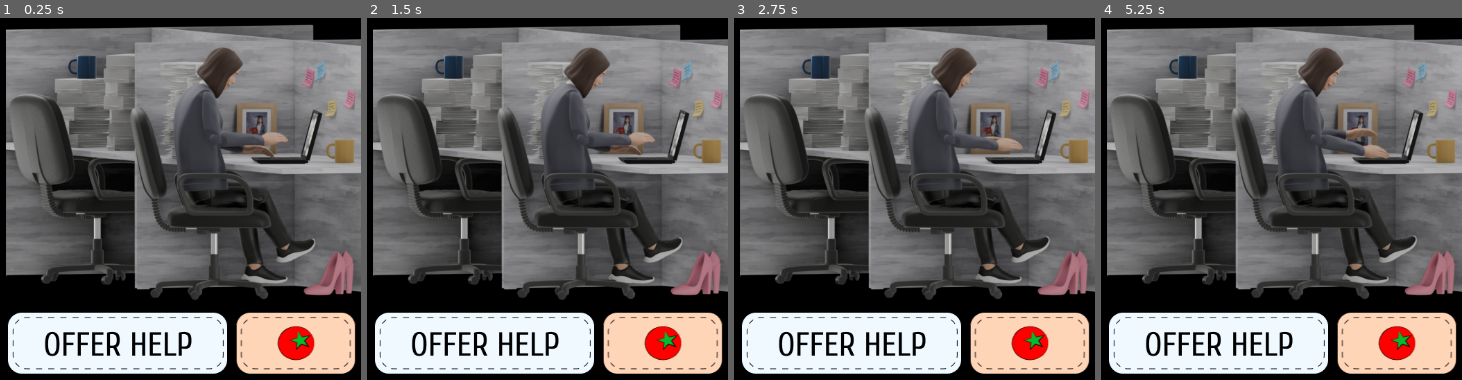
Above: before the commit, frames 1-4 (left to right).
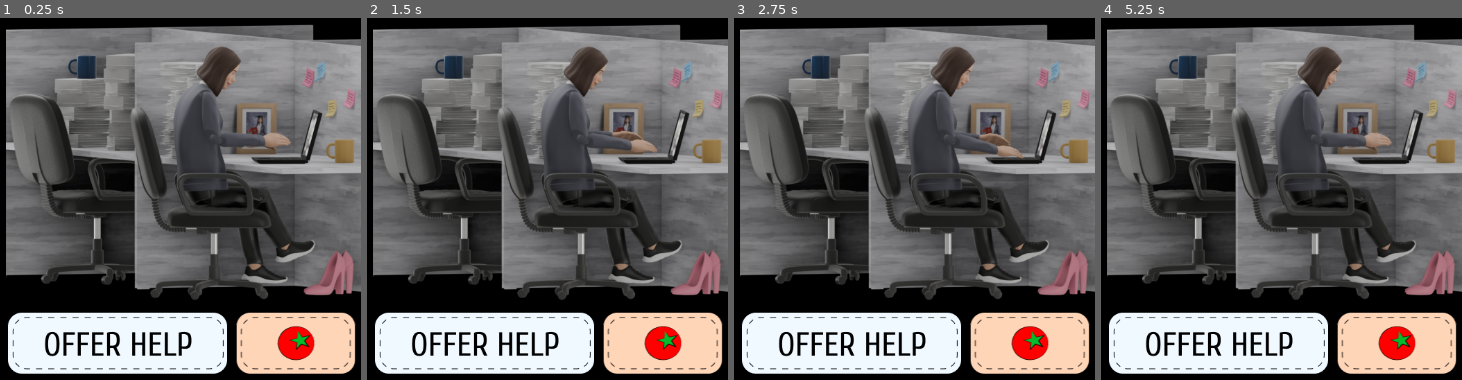
Above: after the commit, the same moments.

Repository: grkovalev/office-game
Game: Godot game, scene res://node.tscn
Two runs of this game, one before a commit and one after it. Both use one fixed random seed, a clock stepped at 60 frames per second and the inputs below.
Inputs:
- Up to frame 1 (0.25 s): no input
- Up to frame 2 (1.5 s): no input
- Up to frame 3 (2.75 s): no input
- Up to frame 4 (5.25 s): no input

The runs differ from the first frame. In frame 1, 0.5% of the frame differs, in the area x 54-88%, y 8-67%; in frame 2, 0.9%; in frame 3, 0.9%; in frame 4, 1.2%, in the area x 54-88%, y 8-68%.

Commit message:
fixed animation node

Diff:
--- a/node.tscn
+++ b/node.tscn
@@ -1,26 +1,21 @@
-[gd_scene load_steps=30 format=3 uid="uid://bk08lfcueqr7m"]
+[gd_scene load_steps=24 format=3 uid="uid://bk08lfcueqr7m"]
 
 [ext_resource type="Script" uid="uid://dbrimv525bas6" path="res://main.gd" id="1_sy5k4"]
 [ext_resource type="Texture2D" uid="uid://cfg1btb3xrrqu" path="res://button_help.png" id="2_e2u21"]
 [ext_resource type="Texture2D" uid="uid://c3o37vt3pu2bq" path="res://01_idleworkerf.png" id="2_j2q8x"]
 [ext_resource type="Texture2D" uid="uid://dxrsbed55wgcq" path="res://button_pomodorro.png" id="4_bss38"]
-[ext_resource type="Texture2D" uid="uid://bjw3hpxn7h05w" path="res://anim/idleanim/idleanim0001.png" id="5_ey15c"]
-[ext_resource type="Texture2D" uid="uid://b4u7y7j0ar3dx" path="res://anim/idleanim/idleanim0002.png" id="6_p1837"]
-[ext_resource type="Texture2D" uid="uid://cpn5c1lktmwe4" path="res://anim/idleanim/idleanim0003.png" id="7_qv2vy"]
-[ext_resource type="Texture2D" uid="uid://bseluacp1n0j6" path="res://anim/idleanim/idleanim0004.png" id="8_8jewq"]
-[ext_resource type="Texture2D" uid="uid://bfgybdgtdawyk" path="res://anim/idleanim/idleanim0005.png" id="9_3xwg0"]
-[ext_resource type="Texture2D" uid="uid://ccad8020l2jcr" path="res://anim/idleanim/idleanim0006.png" id="10_85l3h"]
-[ext_resource type="Texture2D" uid="uid://bea30svtncgay" path="res://anim/idleanim/idleanim0007.png" id="11_j31fo"]
-[ext_resource type="Texture2D" uid="uid://bsp1m3838h8rg" path="res://anim/idleanim/idleanim0008.png" id="12_o6fs4"]
-[ext_resource type="Texture2D" uid="uid://wocunpj0djgv" path="res://anim/idleanim/idleanim0009.png" id="13_twhnx"]
-[ext_resource type="Texture2D" uid="uid://4lpg682cj41x" path="res://anim/idleanim/idleanim0010.png" id="14_1am0g"]
-[ext_resource type="Texture2D" uid="uid://da6v3l74uq48w" path="res://anim/idleanim/idleanim0011.png" id="15_2wy2p"]
-[ext_resource type="Texture2D" uid="uid://crjw16or1knol" path="res://anim/idleanim/idleanim0012.png" id="16_w6pri"]
-[ext_resource type="Texture2D" uid="uid://dmwqquxdi7enr" path="res://anim/idleanim/idleanim0013.png" id="17_nha2g"]
-[ext_resource type="Texture2D" uid="uid://dqar2867ixlah" path="res://anim/idleanim/idleanim0014.png" id="18_4bn0x"]
-[ext_resource type="Texture2D" uid="uid://cm1xeikq0148n" path="res://anim/idleanim/idleanim0015.png" id="19_m7n71"]
-[ext_resource type="Texture2D" uid="uid://dc8rnctbhlxwi" path="res://anim/idleanim/idleanim0016.png" id="20_prngn"]
-[ext_resource type="Texture2D" uid="uid://cuhqhkaemvp4f" path="res://anim/idleanim/idleanim0017.png" id="21_hq5fo"]
+[ext_resource type="Texture2D" uid="uid://c780belr0npox" path="res://anim/idleanim/idleanim0001.png" id="5_ey15c"]
+[ext_resource type="Texture2D" uid="uid://1v4fh2xccpn5" path="res://anim/idleanim/idleanim0002.png" id="6_p1837"]
+[ext_resource type="Texture2D" uid="uid://bk732a3mpw6xj" path="res://anim/idleanim/idleanim0003.png" id="7_qv2vy"]
+[ext_resource type="Texture2D" uid="uid://benhcems2ifqy" path="res://anim/idleanim/idleanim0004.png" id="8_8jewq"]
+[ext_resource type="Texture2D" uid="uid://c7wbu3cwlg4wq" path="res://anim/idleanim/idleanim0005.png" id="9_3xwg0"]
+[ext_resource type="Texture2D" uid="uid://bygk5aekoq7po" path="res://anim/idleanim/idleanim0006.png" id="10_85l3h"]
+[ext_resource type="Texture2D" uid="uid://m4pnaiqlh3sb" path="res://anim/idleanim/idleanim0007.png" id="11_j31fo"]
+[ext_resource type="Texture2D" uid="uid://c38o1jl1eu7r1" path="res://anim/idleanim/idleanim0008.png" id="12_o6fs4"]
+[ext_resource type="Texture2D" uid="uid://co5gtsb8hd86g" path="res://anim/idleanim/idleanim0009.png" id="13_twhnx"]
+[ext_resource type="Texture2D" uid="uid://cj45c2xt7gxgu" path="res://anim/idleanim/idleanim0010.png" id="14_1am0g"]
+[ext_resource type="Texture2D" uid="uid://q43nflnucft1" path="res://anim/idleanim/idleanim0011.png" id="15_2wy2p"]
+[ext_resource type="Texture2D" uid="uid://c1qdmw6wmc1vp" path="res://anim/idleanim/idleanim0012.png" id="16_w6pri"]
 [ext_resource type="Texture2D" uid="uid://dx63ka1u35kuk" path="res://anim/focusedanim/focusedanim0021.png" id="22_j31fo"]
 [ext_resource type="Texture2D" uid="uid://b4376frop5gup" path="res://anim/focusedanim/focusedanim0022.png" id="23_o6fs4"]
 [ext_resource type="Texture2D" uid="uid://cswfaxnv8bnsk" path="res://anim/focusedanim/focusedanim0023.png" id="24_twhnx"]
@@ -30,10 +25,28 @@
 
 [sub_resource type="SpriteFrames" id="SpriteFrames_rl2iq"]
 animations = [{
-"frames": [],
+"frames": [{
+"duration": 1.0,
+"texture": ExtResource("22_j31fo")
+}, {
+"duration": 1.0,
+"texture": ExtResource("23_o6fs4")
+}, {
+"duration": 1.0,
+"texture": ExtResource("24_twhnx")
+}, {
+"duration": 1.0,
+"texture": ExtResource("25_1am0g")
+}, {
+"duration": 1.0,
+"texture": ExtResource("26_2wy2p")
+}, {
+"duration": 1.0,
+"texture": ExtResource("27_w6pri")
+}],
 "loop": true,
-"name": &"default",
-"speed": 5.0
+"name": &"anim_focused",
+"speed": 12.0
 }, {
 "frames": [{
 "duration": 1.0,
@@ -71,50 +84,9 @@
 }, {
 "duration": 1.0,
 "texture": ExtResource("16_w6pri")
-}, {
-"duration": 1.0,
-"texture": ExtResource("17_nha2g")
-}, {
-"duration": 1.0,
-"texture": ExtResource("18_4bn0x")
-}, {
-"duration": 1.0,
-"texture": ExtResource("19_m7n71")
-}, {
-"duration": 1.0,
-"texture": ExtResource("20_prngn")
-}, {
-"duration": 1.0,
-"texture": ExtResource("21_hq5fo")
 }],
 "loop": true,
-"name": &"idle_working",
-"speed": 12.0
-}]
-
-[sub_resource type="SpriteFrames" id="SpriteFrames_nha2g"]
-animations = [{
-"frames": [{
-"duration": 1.0,
-"texture": ExtResource("22_j31fo")
-}, {
-"duration": 1.0,
-"texture": ExtResource("23_o6fs4")
-}, {
-"duration": 1.0,
-"texture": ExtResource("24_twhnx")
-}, {
-"duration": 1.0,
-"texture": ExtResource("25_1am0g")
-}, {
-"duration": 1.0,
-"texture": ExtResource("26_2wy2p")
-}, {
-"duration": 1.0,
-"texture": ExtResource("27_w6pri")
-}],
-"loop": true,
-"name": &"focused",
+"name": &"anim_idle_default",
 "speed": 12.0
 }]
 
@@ -134,19 +106,11 @@
 position = Vector2(1058, 531)
 texture = ExtResource("4_bss38")
 
-[node name="anim_idle_office" type="AnimatedSprite2D" parent="."]
+[node name="anim_idlescreen" type="AnimatedSprite2D" parent="."]
 texture_repeat = 2
 position = Vector2(896, 234)
 sprite_frames = SubResource("SpriteFrames_rl2iq")
-animation = &"idle_working"
-autoplay = "idle_working"
-frame = 9
-frame_progress = 0.36056846
-
-[node name="anim_focused_office" type="AnimatedSprite2D" parent="."]
-position = Vector2(1452, 261)
-sprite_frames = SubResource("SpriteFrames_nha2g")
-animation = &"focused"
-autoplay = "focused"
-frame = 2
-frame_progress = 0.13055997
+animation = &"anim_idle_default"
+autoplay = "anim_idle_default"
+frame = 1
+frame_progress = 0.99821854
Binary file changed: anim/idleanim/idleanim0001.png
Not shown, changed: anim/idleanim/idleanim0001.png.import
Binary file changed: anim/idleanim/idleanim0002.png
Not shown, changed: anim/idleanim/idleanim0002.png.import
Binary file changed: anim/idleanim/idleanim0003.png
Not shown, changed: anim/idleanim/idleanim0003.png.import
Binary file changed: anim/idleanim/idleanim0004.png
Not shown, changed: anim/idleanim/idleanim0004.png.import
Binary file changed: anim/idleanim/idleanim0005.png
Not shown, changed: anim/idleanim/idleanim0005.png.import
Binary file changed: anim/idleanim/idleanim0006.png
Not shown, changed: anim/idleanim/idleanim0006.png.import
(and 22 more such lines)
